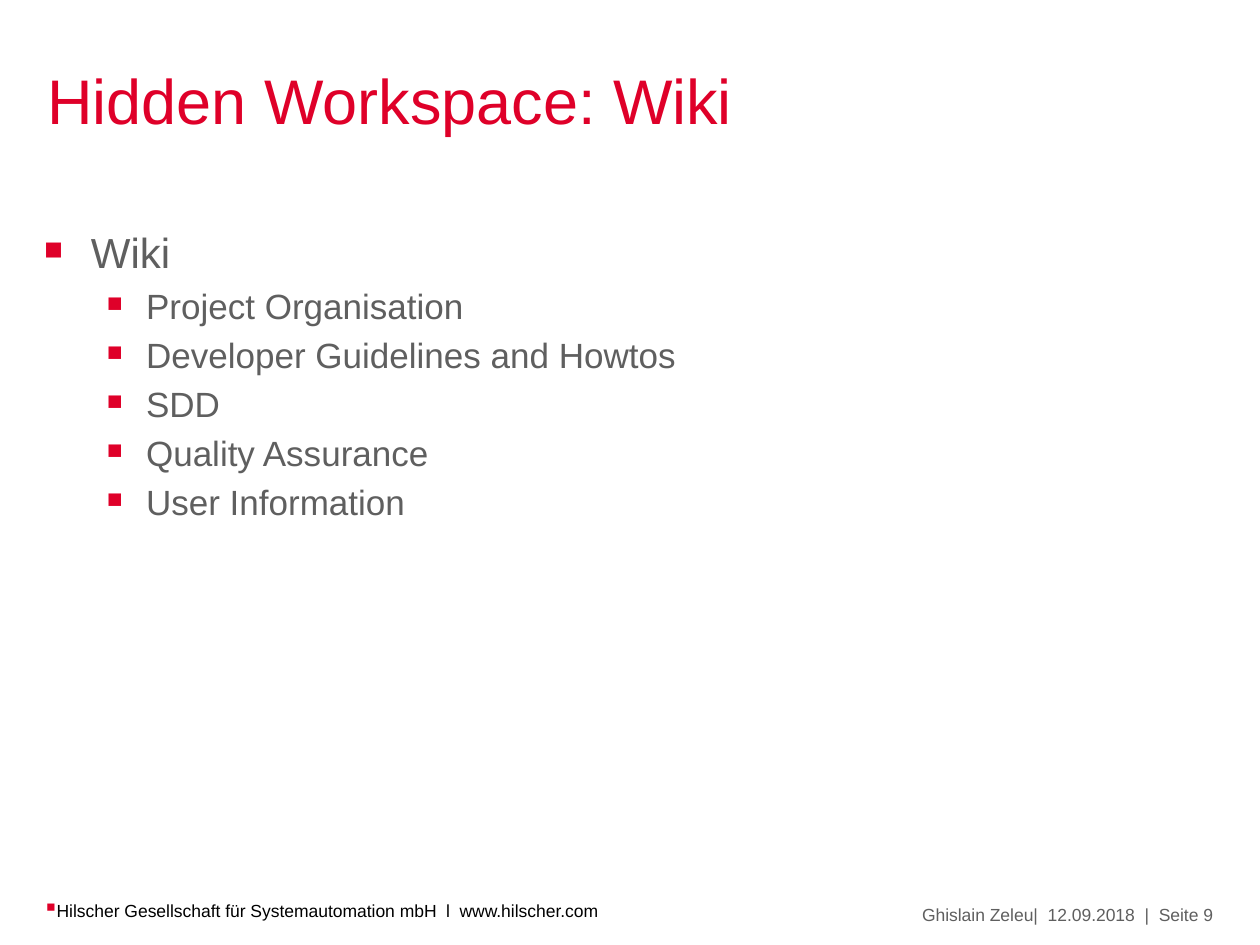
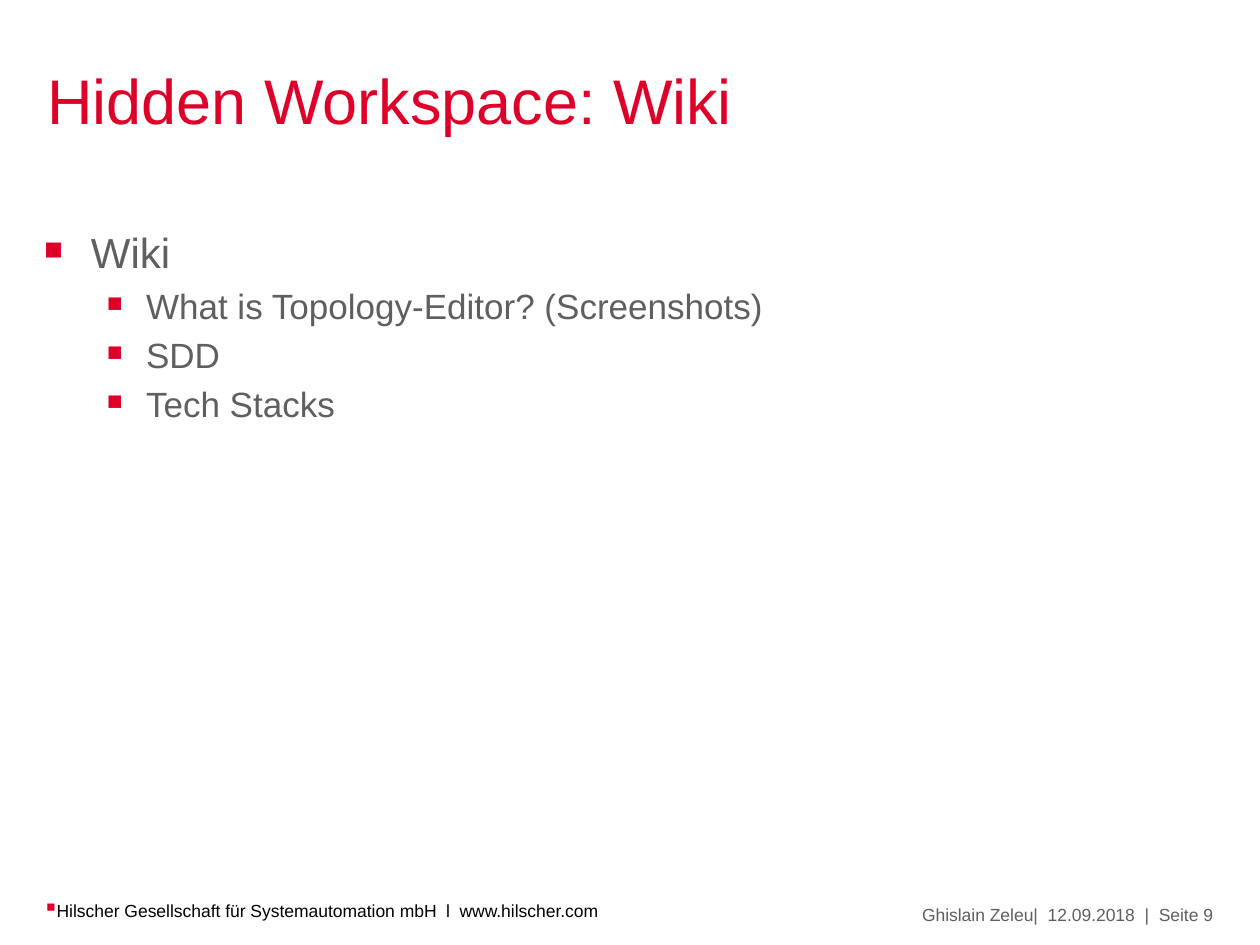
Before and after one commit to Ghislain1/zoe-fb-app, a slide deck: slide 9 of Topology-Editor.pptx. Drawn at 1260x945 pixels with LibreOffice and Linux fonts; fonts in the diff are those of the drawing; background and template pictures are left out. Boxes give left, top, right and bottom in pixels: in the first picture for what was removed or moved away, otherwise in the second. Text is boxed around its words. In the diff, an @@ line names an element or a change of style, - is before the commit and + after.

```diff
--- a/Topology-Editor.pptx
+++ b/Topology-Editor.pptx
@@ text at (x1=146, y1=293, x2=762, y2=326): text changed @@
-  ￭ Project Organisation
-  ￭ Developer Guidelines and Howtos
+  ￭ What is Topology-Editor? (Screenshots)
@@ text at (x1=146, y1=391, x2=335, y2=418): text changed @@
-  ￭ Quality Assurance
-  ￭ User Information
+  ￭ Tech Stacks
```
Also in this commit, not shown: 7 other slides changed, 1 slide added.
